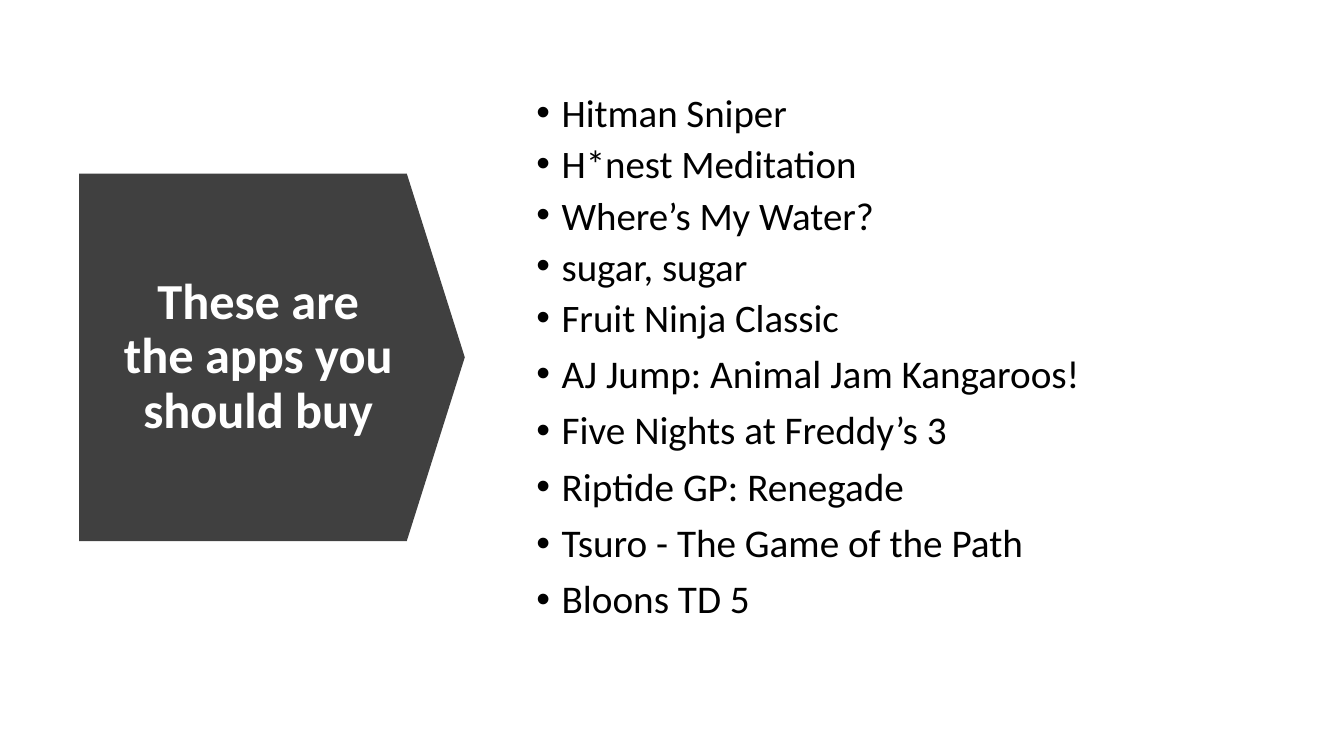
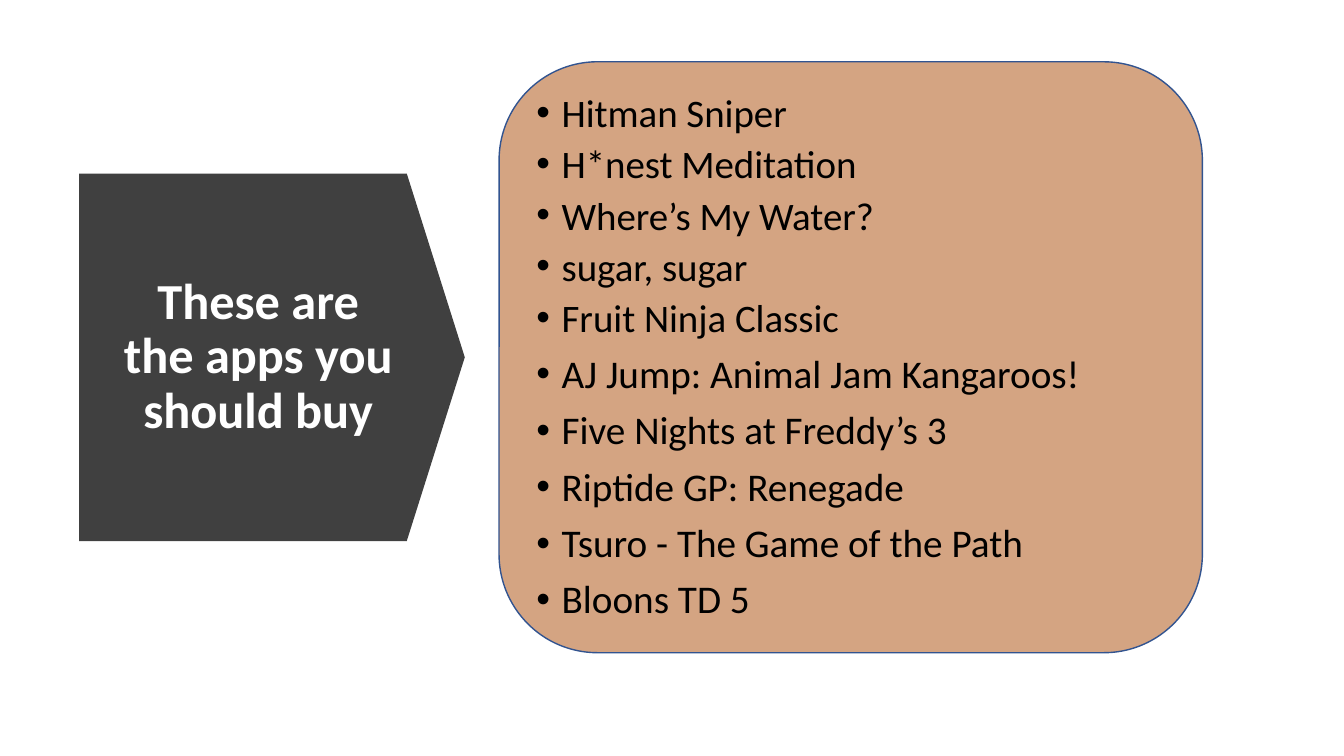
Before and after one commit to ausifer/app-trader-hangry-hagryphi, a slide deck: slide 2 of app_trader_hangry_hagryphi.pptx. Drawn at 1344x756 pixels with LibreOffice and Linux fonts; fonts in the diff are those of the drawing; background and template pictures are left out. Boxes give left, top, right and bottom in pixels: in the first picture for what was removed or moved away, otherwise in the second. Text is boxed around its words. In the diff, an @@ line names an element or a change of style, - is before the commit and + after.

```diff
--- a/app_trader_hangry_hagryphi.pptx
+++ b/app_trader_hangry_hagryphi.pptx
@@ rounded rectangle added at bbox=[499, 62, 1203, 652], fill #D4A482, outline #325491 1 pt @@
```
Also in this commit, not shown: 4 other slides changed, 2 slides added, 2 other files.
